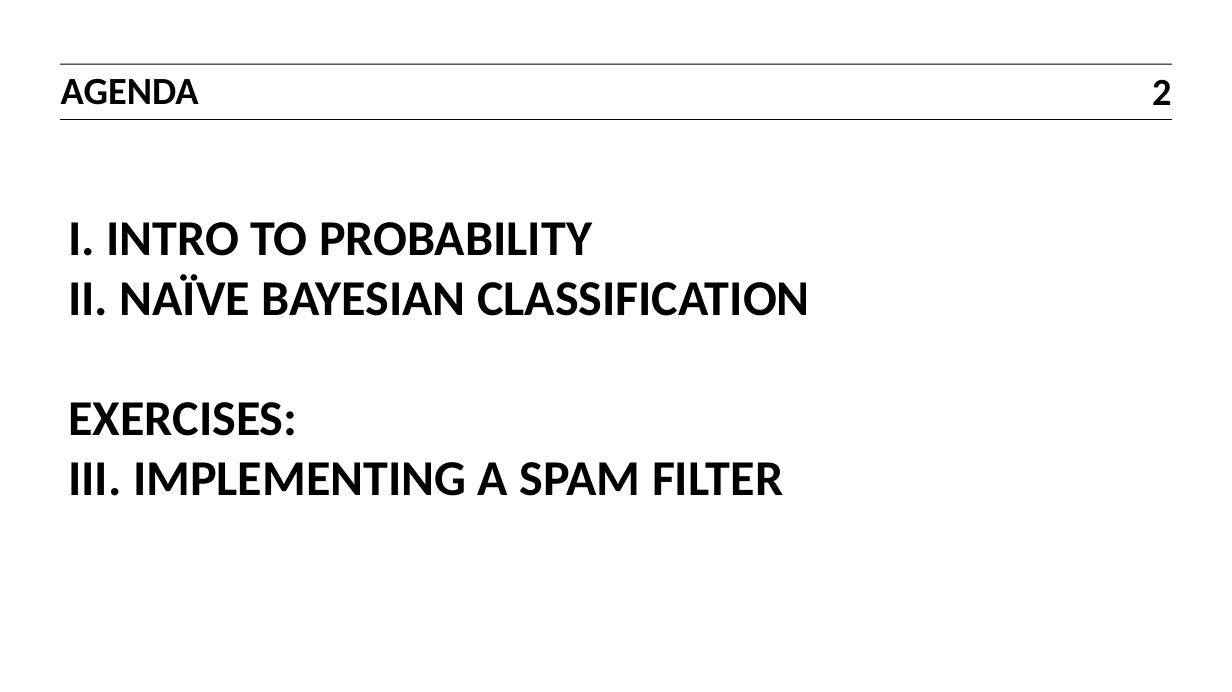
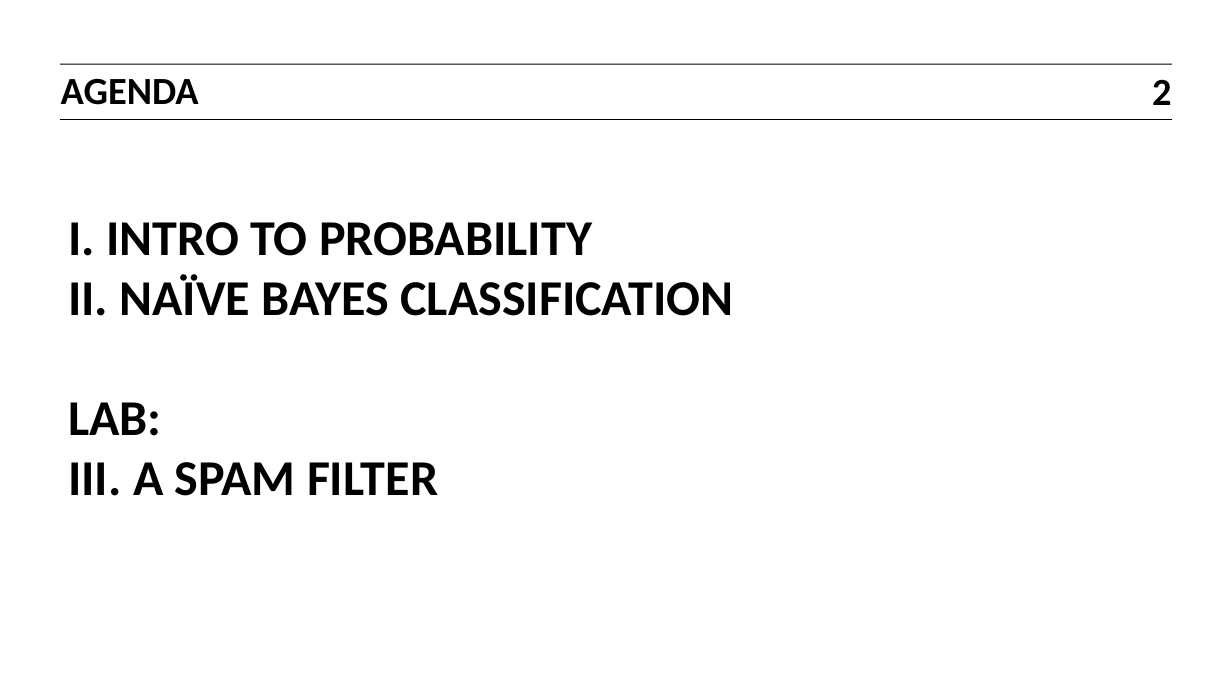
Before and after one commit to ajschumacher/gadsdc, a slide deck: slide 2 of 06_naive_bayes/slides.pptx. Drawn at 1232x692 pixels with LibreOffice and Linux fonts; fonts in the diff are those of the drawing. Boxes give left, top, right and bottom in pixels: in the first picture for what was removed or moved away, otherwise in the second. Text is boxed around its words. In the diff, an @@ line names an element or a change of style, - is before the commit and + after.

Commit message:
slides may be ready

```diff
--- a/06_naive_bayes/slides.pptx
+++ b/06_naive_bayes/slides.pptx
@@ title at (68, 222, 733, 496): text changed @@
-I. INTRO TO PROBABILITY
-II. NAÏVE BAYESIAN CLASSIFICATION
-EXERCISES:
-III. IMPLEMENTING A SPAM FILTER
+I. INTRO TO PROBABILITY
+II. NAÏVE BAYES CLASSIFICATION
+LAB:
+III. A SPAM FILTER
```
Also in this commit, not shown: 19 other slides changed, 3 slides added, 1 other file.
